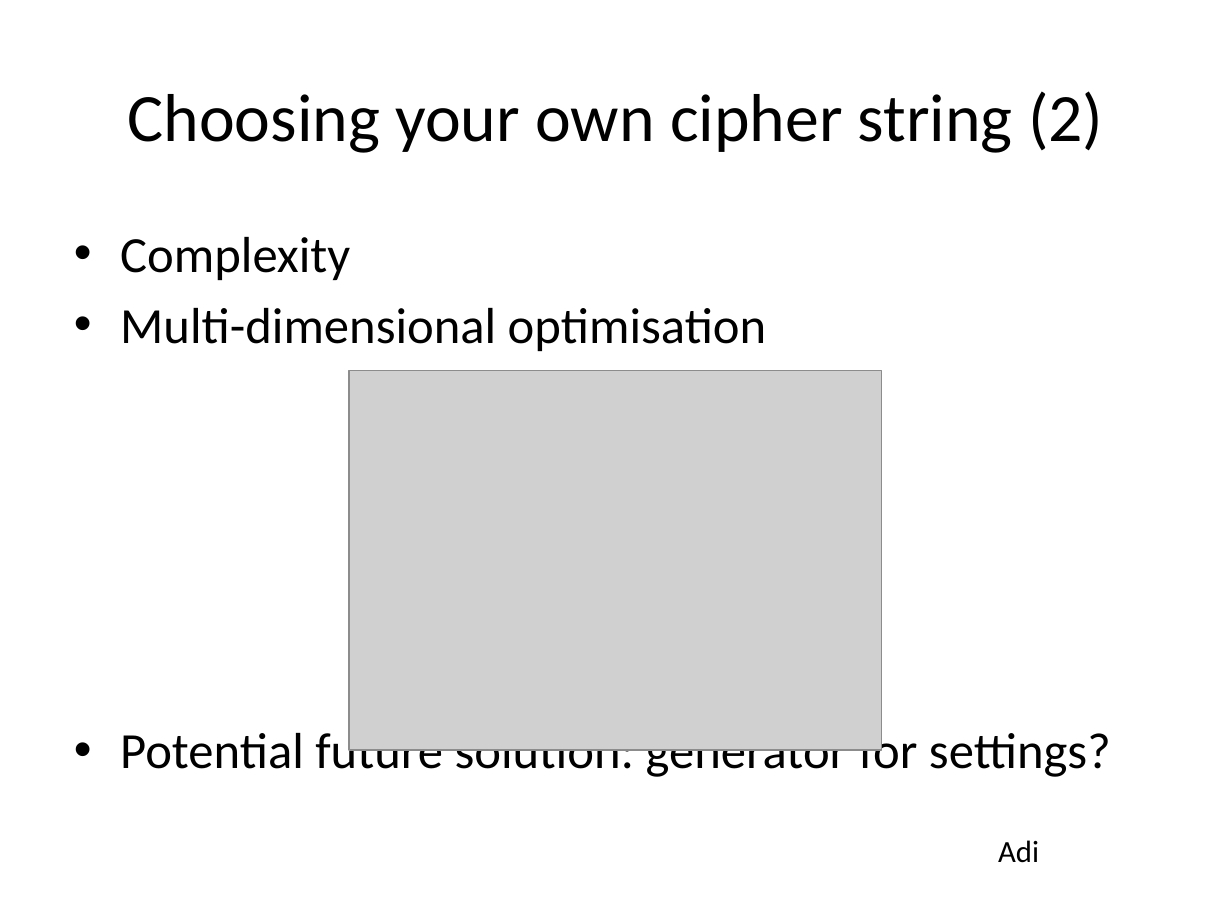
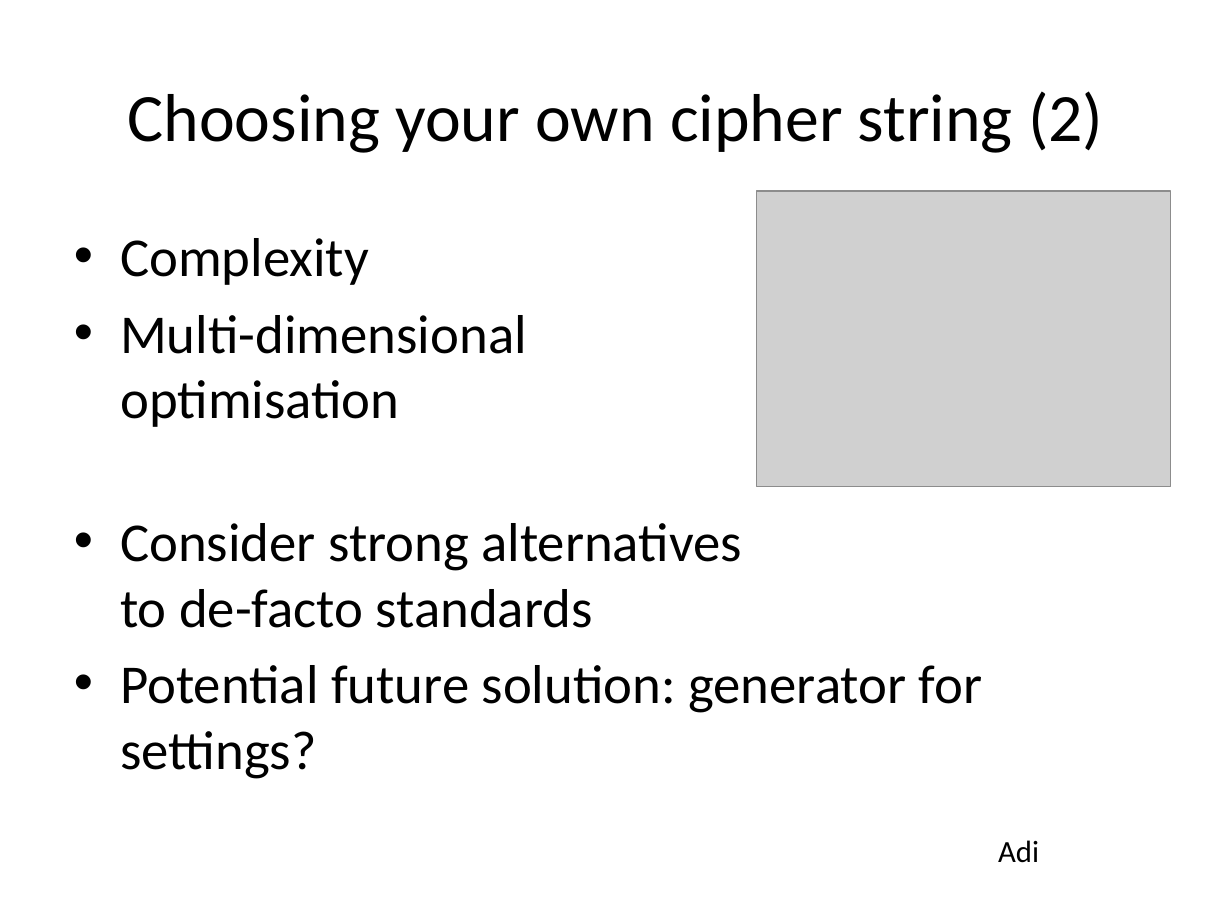
Before and after one commit to BetterCrypto/Applied-Crypto-Hardening, a slide deck: slide 26 of presentations/20131122-Deepsec-ACH project.pptx (slide 27 before the commit). Drawn at 1232x924 pixels with LibreOffice and Linux fonts; fonts in the diff are those of the drawing; grey boxes stand for pictures. Boxes give left, top, right and bottom in pixels: in the first picture for what was removed or moved away, otherwise in the second. Text is boxed around its words. In the diff, an @@ line names an element or a change of style, - is before the commit and + after.

```diff
--- a/presentations/20131122-Deepsec-ACH project.pptx
+++ b/presentations/20131122-Deepsec-ACH project.pptx
@@ picture: place and size @@
-picture at [349, 371, 881, 750]
+picture at [756, 191, 1170, 487]
@@ text at [120, 238, 982, 779]: size 29.6 to 32 pt in "Complexity", "Multi-dimensional optimisation", "Potential future solution: generator for settings?" @@
@@ text at [120, 523, 742, 628]: paragraph added @@
+• Consider strong alternatives
+  to de-facto standards
```
Also in this commit, not shown: 9 other slides changed, 1 slide removed.
